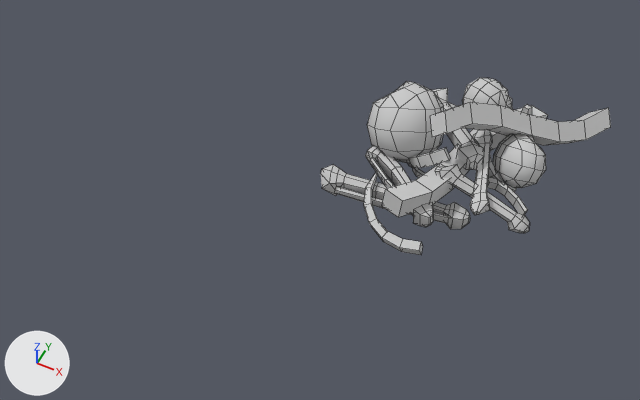
One commit to the FBX model Assets/ART/3D/Props/prop_bones_3.FBX: the scene before it, then after it.
Before and after are seen from a 50 mm camera at (-0.111, -2.432, 1.698) aimed at (-0.78, -1.095, 0.027). The axes (+X, +Y, +Z) are drawn at lower left. The lights are the same throughout. Mesh edges are drawn as thin lines. Where no turn or scale is listed for an object, it has been applied to the vertices.

In view in the first picture: 'bone-pile02'.
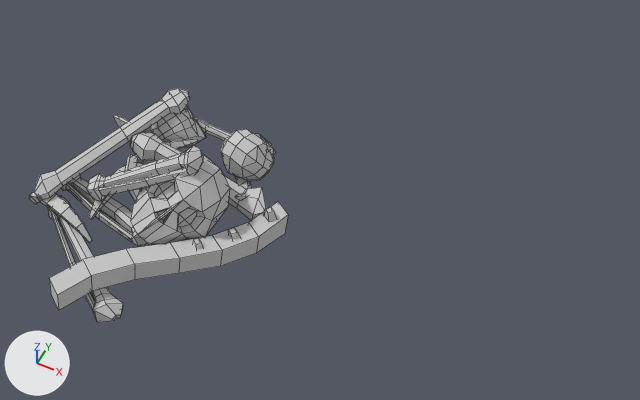
Commit message: Updating props Adding arm 2 prop

What changed in the scene script:
```text
Change me_mesh:
    remove me_mesh.from_pydata(...)  # 884 vertices, 862 faces; spans x -0.318..0.306, y -0.386..0.327, z -0.037..0.271
    add me_mesh.from_pydata(...)  # 962 vertices, 940 faces; spans x -0.31..0.31, y -0.349..0.353, z -0.067..0.246
    me_mesh part 1: the loose piece of 78 vertices spanning x -0.251..0.003, y -0.316..-0.086, z 0.013..0.092 is multiplied about its middle by the matrix ((-0.431, 1.099, -0.036), (1.062, 0.183, 0.102), (-0.031, -0.06, 1.008)), then moved by (0.061, 0.015, -0.025)
    me_mesh part 2: the loose piece of 78 vertices spanning x -0.318..0.074, y -0.298..-0.191, z -0.014..0.078 is multiplied about its middle by the matrix ((-0.78, 0.071, 0.213), (0.005, 0.994, -0.024), (0.17, 0.009, 0.977)), then moved by (0.027, 0.2, 0.023)
    me_mesh part 3: the loose piece of 28 vertices spanning x 0.014..0.145, y -0.069..0.047, z -0.012..0.101 is multiplied about its middle by the matrix ((-0.317, -0.199, 1.045), (0.796, -0.768, 0.095), (0.706, 0.776, 0.362)), then moved by (0.05, 0.211, 0.01)
    me_mesh part 4: the loose piece of 28 vertices spanning x -0.181..0.023, y 0.105..0.165, z 0.002..0.079 is multiplied about its middle by the matrix ((-0.719, -0.529, 0.137), (0.28, -0.164, 0.843), (-0.469, 0.713, 0.295)), then moved by (0.005, 0.087, 0.012)
    me_mesh part 5: the loose piece of 48 vertices spanning x -0.208..0.054, y -0.125..0.194, z -0.01..0.136 is multiplied about its middle by the matrix ((-0.622, 0.783, 0.0), (0.783, 0.622, 0.0), (0.0, 0.0, 1.0)), then moved by (0.141, 0.108, 0.0)
    me_mesh part 6: the loose piece of 8 vertices spanning x -0.008..0.02, y -0.01..0.015, z 0.078..0.1 is turned -15.4 degrees about the z axis through its middle, then moved by (0.171, -0.047, -0.03)
    me_mesh part 7: the loose piece of 8 vertices spanning x 0.018..0.047, y 0.08..0.109, z 0.058..0.089 is turned -15.4 degrees about the z axis through its middle, then moved by (0.201, -0.061, -0.03)
    me_mesh part 8: the loose piece of 8 vertices spanning x 0.072..0.101, y 0.178..0.207, z 0.046..0.081 is turned -15.4 degrees about the z axis through its middle, then moved by (0.189, -0.055, -0.03)
    me_mesh part 9: the loose piece of 104 vertices spanning x -0.09..0.055, y 0.102..0.258, z -0.002..0.142 is multiplied about its middle by the matrix ((0.748, 0.39, -0.364), (-0.06, 0.684, 0.611), (0.53, -0.474, 0.582)), then moved by (-0.064, 0.094, 0.011)
    me_mesh part 10: the loose piece of 104 vertices spanning x 0.062..0.199, y -0.083..0.083, z -0.011..0.137 is multiplied about its middle by the matrix ((0.182, -0.407, -0.874), (0.272, 0.875, -0.351), (0.925, -0.177, 0.274)), then moved by (0.01, 0.269, 0.009)
    me_mesh part 11: the loose piece of 104 vertices spanning x -0.274..-0.075, y -0.151..0.099, z -0.01..0.199 is multiplied about its middle by the matrix ((-0.378, -0.725, -0.576), (0.278, -0.682, 0.676), (-0.883, 0.095, 0.46)), then moved by (0.257, 0.055, 0.005)
    me_mesh part 12: the loose piece of 28 vertices spanning x -0.122..0.139, y -0.343..0.237, z -0.021..0.144 is rebuilt with 28 vertices and now spans x -0.046..0.31, y -0.349..0.195, z -0.051..0.114
    me_mesh part 13: a new loose piece of 78 vertices spanning x -0.132..0.142, y -0.067..0.1, z 0.087..0.246, in mat_01___default (light grey #cacaca)
    me_mesh part 14: a new loose piece of 48 vertices spanning x -0.247..-0.046, y -0.129..0.309, z 0.088..0.185, in mat_01___default (light grey #cacaca)
    me_mesh part 15: a new loose piece of 48 vertices spanning x -0.1..0.088, y 0.31..0.349, z 0.017..0.055, in mat_01___default (light grey #cacaca)
    me_mesh part 16: a new loose piece of 28 vertices spanning x -0.102..0.066, y 0.001..0.09, z -0.003..0.14, in mat_01___default (light grey #cacaca)
    me_mesh part 17: a new loose piece of 28 vertices spanning x -0.263..-0.105, y 0.143..0.24, z 0.016..0.066, in mat_01___default (light grey #cacaca)
    me_mesh part 18: a new loose piece of 28 vertices spanning x -0.31..-0.069, y -0.144..-0.049, z 0.007..0.107, in mat_01___default (light grey #cacaca)
    me_mesh part 19: a new loose piece of 28 vertices spanning x -0.111..-0.065, y -0.092..0.15, z -0.004..0.105, in mat_01___default (light grey #cacaca)
    me_mesh part 20: the loose piece of 48 vertices spanning x 0.004..0.116, y -0.247..0.023, z 0.068..0.122 is deleted
    me_mesh part 21: the loose piece of 48 vertices spanning x -0.042..0.217, y -0.201..-0.144, z -0.003..0.147 is deleted
    me_mesh part 22: the loose piece of 28 vertices spanning x -0.188..0.004, y -0.386..-0.217, z 0.003..0.077 is deleted
    me_mesh part 23: the loose piece of 28 vertices spanning x -0.139..-0.041, y -0.122..-0.043, z -0.01..0.021 is deleted
    me_mesh part 24: the loose piece of 28 vertices spanning x 0.051..0.198, y -0.167..-0.066, z 0.016..0.066 is deleted
    me_mesh part 25: 56 vertices removed from x -0.158..0.306, y -0.169..0.327, z -0.026..0.271
    me_mesh part 26: the surface is now shaded flat
Change ob_bone_pile02:
    ob_bone_pile02.location: (-0.497, -0.755, -0.018) -> (-1.15, -1.319, -0.018)
```

What differs and where, as boxes [x1, y1, x2, y2] in the pictures (640 x 400 px; the box of a moved part takes in the faces that stretch with it):
'bone-pile02', reshaped, moved (11% narrower, 32% taller): before [321, 78, 611, 255]; after [29, 88, 288, 322]
part 1 of me_mesh, moved or reshaped: before [365, 146, 433, 227]; after [48, 195, 123, 322]
part 2 of me_mesh, moved or reshaped: before [321, 164, 470, 229]; after [61, 175, 147, 247]
part 3 of me_mesh, moved or reshaped: before [488, 156, 516, 192]; after [235, 176, 251, 201]
part 4 of me_mesh, moved or reshaped: before [439, 98, 456, 108]; after [164, 139, 198, 149]
part 5 of me_mesh, moved or reshaped: before [432, 88, 484, 170]; after [130, 132, 267, 220]
part 6 of me_mesh, moved or reshaped (not visible before): after [193, 239, 203, 249]
part 7 of me_mesh, moved or reshaped (not visible before): after [229, 228, 240, 239]
part 8 of me_mesh, moved or reshaped: before [522, 105, 532, 115]; after [265, 207, 276, 221]
part 9 of me_mesh, moved or reshaped: before [462, 78, 513, 109]; after [151, 105, 206, 147]
part 10 of me_mesh, moved or reshaped: before [493, 134, 546, 189]; after [221, 129, 276, 181]
part 11 of me_mesh, moved or reshaped: before [367, 81, 444, 163]; after [130, 152, 230, 244]
part 12 of me_mesh, rebuilt (42% wider): before [381, 106, 548, 217]; after [50, 202, 288, 310]
part 13 of me_mesh, added: after [86, 145, 204, 201]
part 14 of me_mesh, added: after [34, 88, 190, 200]
part 15 of me_mesh, added: after [193, 115, 230, 140]
part 16 of me_mesh, added: after [125, 155, 140, 201]
part 17 of me_mesh, added: after [113, 115, 144, 160]
part 18 of me_mesh, added: after [29, 192, 92, 243]
part 19 of me_mesh, added: after [88, 163, 145, 219]
part 20 of me_mesh, deleted: before [470, 130, 492, 215]
part 21 of me_mesh, deleted: before [435, 164, 529, 233]
part 22 of me_mesh, deleted: before [364, 173, 423, 255]
part 23 of me_mesh, deleted: before [413, 168, 425, 178]
part 24 of me_mesh, deleted: before [488, 177, 527, 216]
